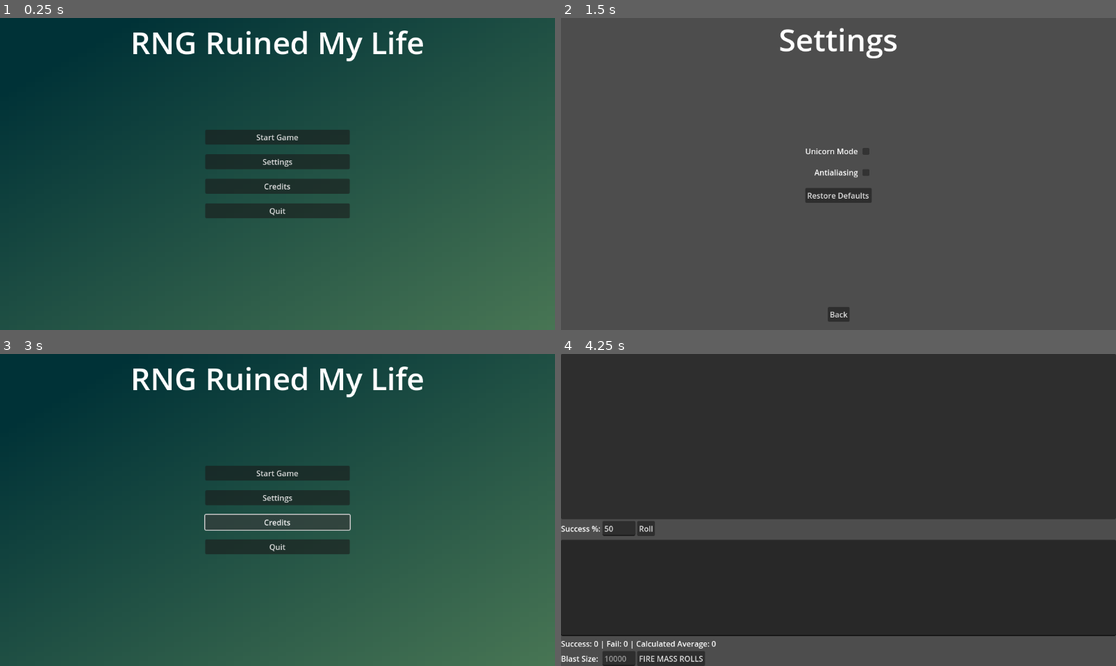
Above: before the commit, frames 1-4 (two rows, left to right).
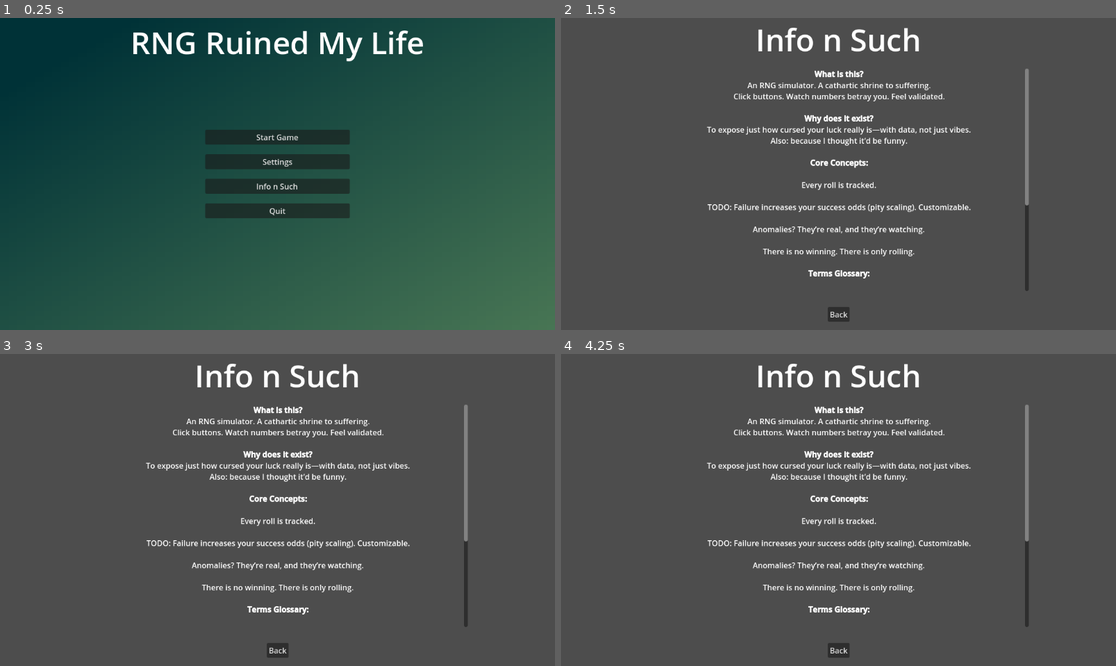
Above: after the commit, the same moments.

Repository: btakahashi-90/rng_ruined_my_life
Game: Godot game, scene res://scenes/main_menu.tscn
Same seed, same stepped clock (60 frames per second), same inputs: the game is played once before the commit and once after it.
Inputs (mouse positions are in pixels of both pictures, inside the frame that each line leads up to):
- Up to frame 1 (0.25 s): no input
- Up to frame 2 (1.5 s): click "Settings" at 0.5 s; click (838, 186) at 1.25 s, where only the run after the commit has a clickable "Info n Such"
- Up to frame 3 (3 s): click "Back" at 2 s; click (277, 522) at 2.75 s, where only the run before the commit has a clickable "Credits"
- Up to frame 4 (4.25 s): click (838, 472) at 3.5 s, where only the run before the commit has a clickable "Start Game"

The runs differ from the first frame. In frame 1, less than 0.1% of the frame differs, in the area x 46-54%, y 53-56%; in frame 2, 5.3%; in frame 3, 97%, in the area x 0-100%, y 0-100%; in frame 4, 85%.

Commit message:
added info scene, disabled settings button

Diff:
--- /dev/null
+++ b/scenes/info_scene.tscn
@@ -0,0 +1,95 @@
+[gd_scene load_steps=2 format=3 uid="uid://bo2s5m5pdrjwl"]
+
+[ext_resource type="Script" uid="uid://b2ffy058brodj" path="res://scripts/info_scene.gd" id="1_jrsig"]
+
+[node name="Control" type="Control"]
+layout_mode = 3
+anchors_preset = 15
+anchor_right = 1.0
+anchor_bottom = 1.0
+grow_horizontal = 2
+grow_vertical = 2
+script = ExtResource("1_jrsig")
+
+[node name="title_label" type="Label" parent="."]
+layout_mode = 1
+anchors_preset = 5
+anchor_left = 0.5
+anchor_right = 0.5
+offset_left = -31.0
+offset_right = 31.0
+offset_bottom = 23.0
+grow_horizontal = 2
+theme_override_font_sizes/font_size = 64
+text = "Info n Such"
+horizontal_alignment = 1
+vertical_alignment = 1
+
+[node name="info_container" type="ScrollContainer" parent="."]
+layout_mode = 1
+anchors_preset = -1
+anchor_right = 1.0
+anchor_bottom = 1.0
+offset_left = 192.0
+offset_top = 105.0
+offset_right = -181.0
+offset_bottom = -81.0
+grow_horizontal = 2
+grow_vertical = 2
+
+[node name="RichTextLabel" type="RichTextLabel" parent="info_container"]
+layout_mode = 2
+size_flags_horizontal = 3
+size_flags_vertical = 3
+bbcode_enabled = true
+text = "[b]What is this?[/b]
+An RNG simulator. A cathartic shrine to suffering.
+Click buttons. Watch numbers betray you. Feel validated.
+
+[b]Why does it exist?[/b]
+To expose just how cursed your luck really is—with data, not just vibes.
+Also: because I thought it’d be funny.
+
+[b]Core Concepts:[/b]
+
+Every roll is tracked.
+
+TODO: Failure increases your success odds (pity scaling). Customizable.
+
+Anomalies? They’re real, and they’re watching.
+
+There is no winning. There is only rolling.
+
+[b]Terms Glossary:[/b]
+
+Z-score: Statistical measure of how far a result strays from average.
+
+Anomaly: A run of improbability too bold to ignore.
+
+Blast Cap: Max number of rolls per batch (safety first).
+
+Merp Mode: Randomized passive rolling. It's fine. Probably. When its implemented...
+
+[b]Credits:[/b]
+Built with love and chaos by Duck Dolphin Studios
+Statistically unlikely since 2025.
+Special thanks to everyone who helped test, break, or survive this.
+ChatGPT refuses to credit itself so I had to add this line manually. :nod:"
+autowrap_mode = 2
+horizontal_alignment = 1
+vertical_alignment = 1
+
+[node name="back_button" type="Button" parent="."]
+layout_mode = 1
+anchors_preset = 7
+anchor_left = 0.5
+anchor_top = 1.0
+anchor_right = 0.5
+anchor_bottom = 1.0
+offset_left = -22.5
+offset_top = -48.0
+offset_right = 22.5
+offset_bottom = -17.0
+grow_horizontal = 2
+grow_vertical = 0
+text = "Back"
--- a/scenes/main_menu.tscn
+++ b/scenes/main_menu.tscn
@@ -69,10 +69,12 @@
 layout_mode = 2
 text = "Settings"
 
-[node name="credits_button" type="Button" parent="VBoxContainer"]
+[node name="info_button" type="Button" parent="VBoxContainer"]
 layout_mode = 2
-text = "Credits"
+text = "Info n Such"
 
 [node name="exit_button" type="Button" parent="VBoxContainer"]
 layout_mode = 2
 text = "Quit"
+
+[node name="settings_not_ready" type="AcceptDialog" parent="."]
--- /dev/null
+++ b/scripts/info_scene.gd
@@ -0,0 +1,9 @@
+extends Control
+
+@onready var back_button = $back_button
+
+func _ready() -> void:
+	back_button.pressed.connect(_on_back_pressed)
+
+func _on_back_pressed() -> void:
+	get_tree().change_scene_to_file("res://scenes/main_menu.tscn")
--- a/scripts/main_menu.gd
+++ b/scripts/main_menu.gd
@@ -2,23 +2,38 @@
 
 @onready var start_button = $VBoxContainer/start_game_button
 @onready var settings_button = $VBoxContainer/settings_button
-@onready var credits_button = $VBoxContainer/credits_button
+@onready var info_button = $VBoxContainer/info_button
 @onready var exit_button = $VBoxContainer/exit_button
+
+var clicks = 0
+var times_through = 0
 
 func _ready() -> void:
 	start_button.pressed.connect(_on_start_pressed)
 	settings_button.pressed.connect(_on_settings_pressed)
-	credits_button.pressed.connect(_on_credits_pressed)
+	info_button.pressed.connect(_on_info_pressed)
 	exit_button.pressed.connect(_on_exit_pressed)
 
 func _on_start_pressed() -> void:
 	get_tree().change_scene_to_file("res://scenes/main_ui.tscn")  # Update path as needed
 
 func _on_settings_pressed() -> void:
-	get_tree().change_scene_to_file("res://scenes/settings_scene.tscn")  # Update path as needed
+	# get_tree().change_scene_to_file("res://scenes/settings_scene.tscn")  # Update path as needed
+	clicks += 1
+	if clicks >= 100 && times_through < 1:
+		$settings_not_ready.dialog_text = "Knock that shit off, it's disabled for now."
+		$settings_not_ready.popup_centered()
+		clicks = 0
+		times_through += 1
+	elif clicks >= 100 && times_through == 1:
+		$settings_not_ready.dialog_text = "Alright jerk I'm turning this button off...nothing else is gana happen."
+		$settings_not_ready.popup_centered()
+	else:
+		clicks = 101
+		times_through = 2
 
-func _on_credits_pressed() -> void:
-	get_tree().change_scene_to_file("res://scenes/credits_scene.tscn")  # Update path as needed
+func _on_info_pressed() -> void:
+	get_tree().change_scene_to_file("res://scenes/info_scene.tscn")  # Update path as needed
 
 func _on_exit_pressed() -> void:
 	get_tree().quit()
Not shown, added: scripts/info_scene.gd.uid
